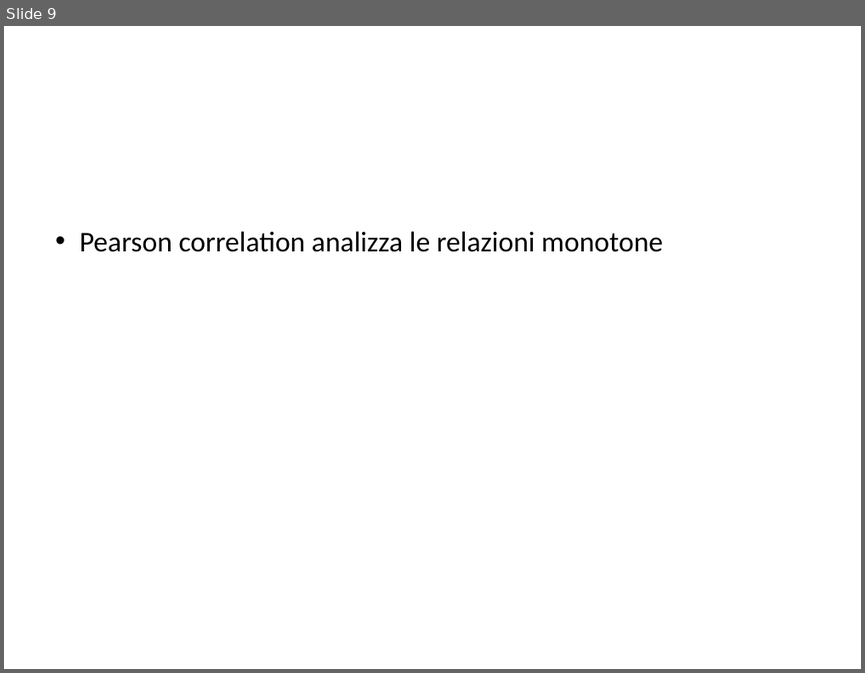
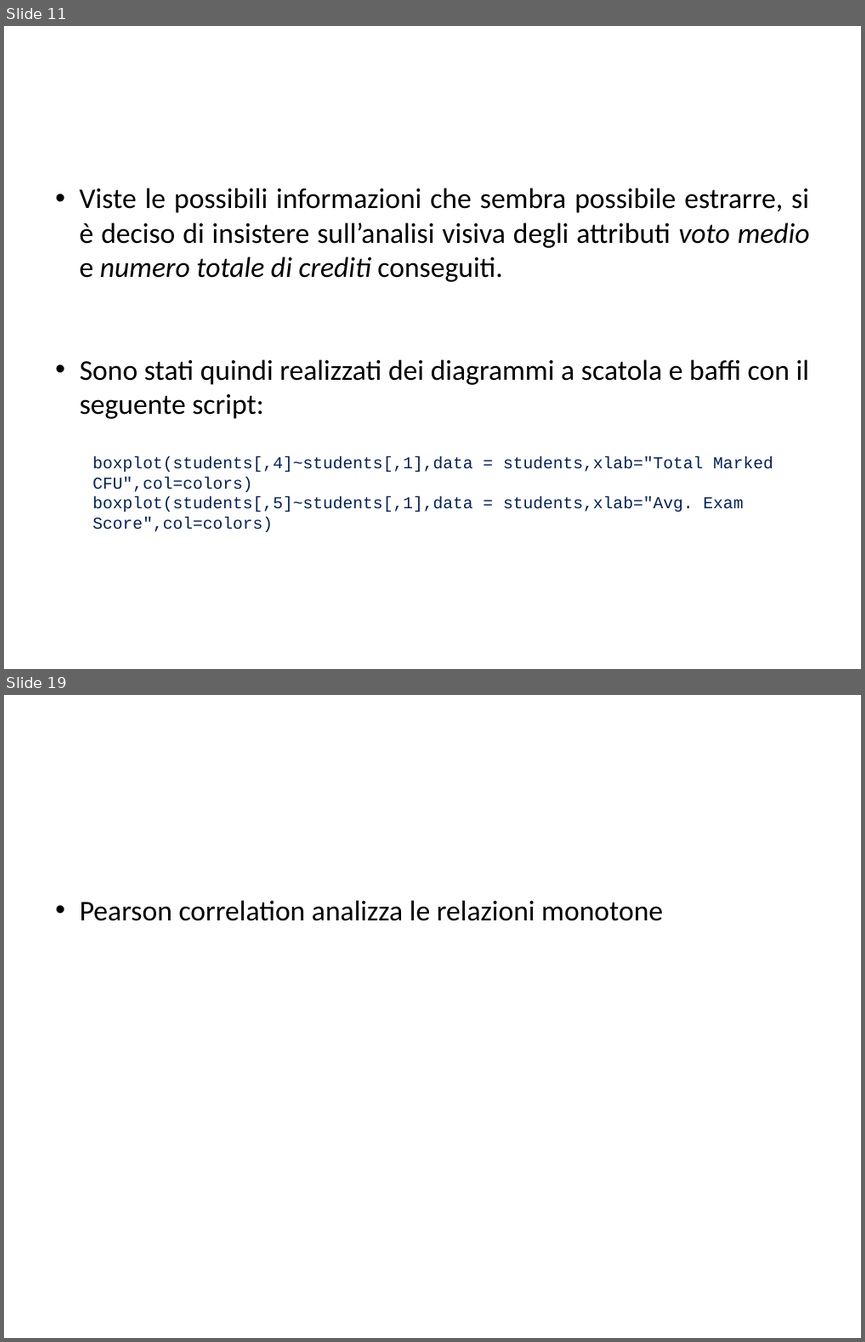
Before and after one commit to BlacknDecker/unifi, a slide deck: relazione.pptx. Shown one above the other, each under a label of ours: slide 9 before the commit, slides 11 and 19 after it; the slides between them are not shown. The pictures are 865x673 and 865x1342 pixels, drawn with LibreOffice and Linux fonts; fonts in the diff are those of the drawing; background and template pictures are left out. Boxes give left, top, right and bottom in pixels: in the first picture for what was removed or moved away, otherwise in the second. Text is boxed around its words. In the diff, an @@ line names an element or a change of style, - is before the commit and + after.

```diff
--- a/relazione.pptx
+++ b/relazione.pptx
@@ slide 11 added at (x1=4, y1=26, x2=861, y2=669), background #FFFFFF @@
@@ text added at (x1=139, y1=40, x2=861, y2=148), 24 pt, text #FFFFFF @@
+DATA UNDERSTANDING: PRESTAZIONI GENERALI
@@ text added at (x1=80, y1=188, x2=810, y2=282), 24 pt, text #000000 @@
+• Viste le possibili informazioni che sembra possibile estrarre, si è deciso di insistere sull’analisi visiva degli attributi voto medio e numero totale di crediti conseguiti.
@@ text added at (x1=80, y1=359, x2=809, y2=419), 24 pt, text #000000 @@
+• Sono stati quindi realizzati dei diagrammi a scatola e baffi con il seguente script:
@@ text added at (x1=92, y1=456, x2=773, y2=532), 14 pt, text #002060 @@
+boxplot(students[,4]~students[,1],data = students,xlab="Total Marked CFU",col=colors)
+boxplot(students[,5]~students[,1],data = students,xlab="Avg. Exam Score",col=colors)
@@ what was slide 9 is now slide 19 @@
```
Also in this commit, not shown: 2 slides changed, 9 other slides added.
